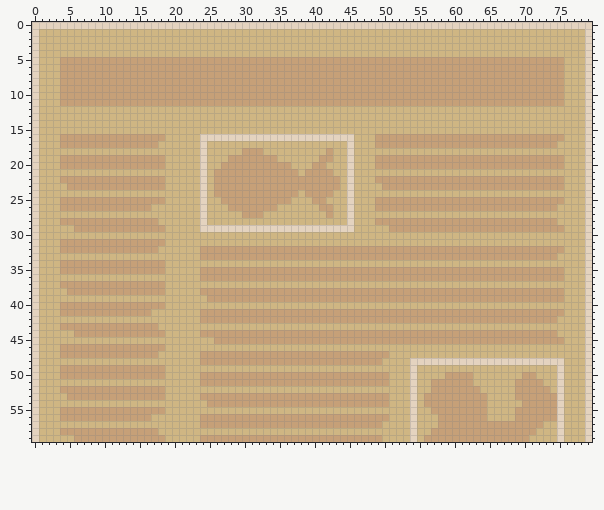
File history of a sprite sheet, res/textures/gui/newspaper.png. Above, as it was before the edit.
The file is 80x60 pixels.
And afterwards:
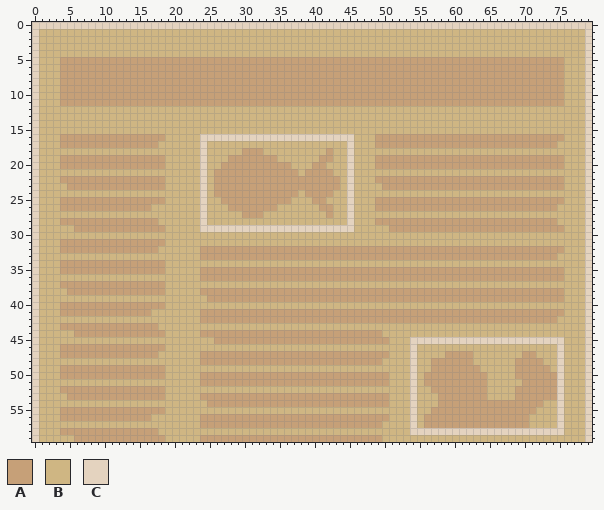
Palette (. is transparent): A #c6a078  B #cfb683  C #e4d3bf
Edits made:
@@ x 48..77 @@
 43 BBBBBBBBBBBBBBBBBBBBBBBBBBBBBB
-44 AAAAAAAAAAAAAAAAAAAAAAAAAAABBB
-45 AAAAAAAAAAAAAAAAAAAAAAAAAAAABB
-46 BBBBBBBBBBBBBBBBBBBBBBBBBBBBBB
-47 AAABBBBBBBBBBBBBBBBBBBBBBBBBBB
-48 AABBBBCCCCCCCCCCCCCCCCCCCCCCBB
-49 BBBBBBCBBBBBBBBBBBBBBBBBBBBCBB
-50 AAABBBCBBBBAAAABBBBBBBAABBBCBB
-51 AAABBBCBBAAAAAABBBBBBAAAABBCBB
-52 BBBBBBCBBAAAAAAABBBBBAAAAABCBB
-53 AAABBBCBAAAAAAAAABBBBAAAAAACBB
-54 AAABBBCBAAAAAAAAABBBBBAAAAACBB
-55 BBBBBBCBBAAAAAAAABBBBAAAAAACBB
-56 AAABBBCBBBAAAAAAABBBBAAAAAACBB
-57 AABBBBCBBBAAAAAAAAAAAAAAABBCBB
-58 BBBBBBCBBAAAAAAAAAAAAAAABBBCBB
-59 AABBBBCBAAAAAAAAAAAAAAABBBBCBB
+44 AABBBBBBBBBBBBBBBBBBBBBBBBBBBB
+45 AAABBBCCCCCCCCCCCCCCCCCCCCCCBB
+46 BBBBBBCBBBBBBBBBBBBBBBBBBBBCBB
+47 AAABBBCBBBBAAAABBBBBBBAABBBCBB
+48 AABBBBCBBAAAAAABBBBBBAAAABBCBB
+49 BBBBBBCBBAAAAAAABBBBBAAAAABCBB
+50 AAABBBCBAAAAAAAAABBBBAAAAAACBB
+51 AAABBBCBAAAAAAAAABBBBBAAAAACBB
+52 BBBBBBCBBAAAAAAAABBBBAAAAAACBB
+53 AAABBBCBBBAAAAAAABBBBAAAAAACBB
+54 AAABBBCBBBAAAAAAAAAAAAAAABBCBB
+55 BBBBBBCBBAAAAAAAAAAAAAAABBBCBB
+56 AAABBBCBAAAAAAAAAAAAAAABBBBCBB
+57 AABBBBCBAAAAAAAAAAAAAAABBBBCBB
+58 BBBBBBCCCCCCCCCCCCCCCCCCCCCCBB
+59 AABBBBBBBBBBBBBBBBBBBBBBBBBBBB
